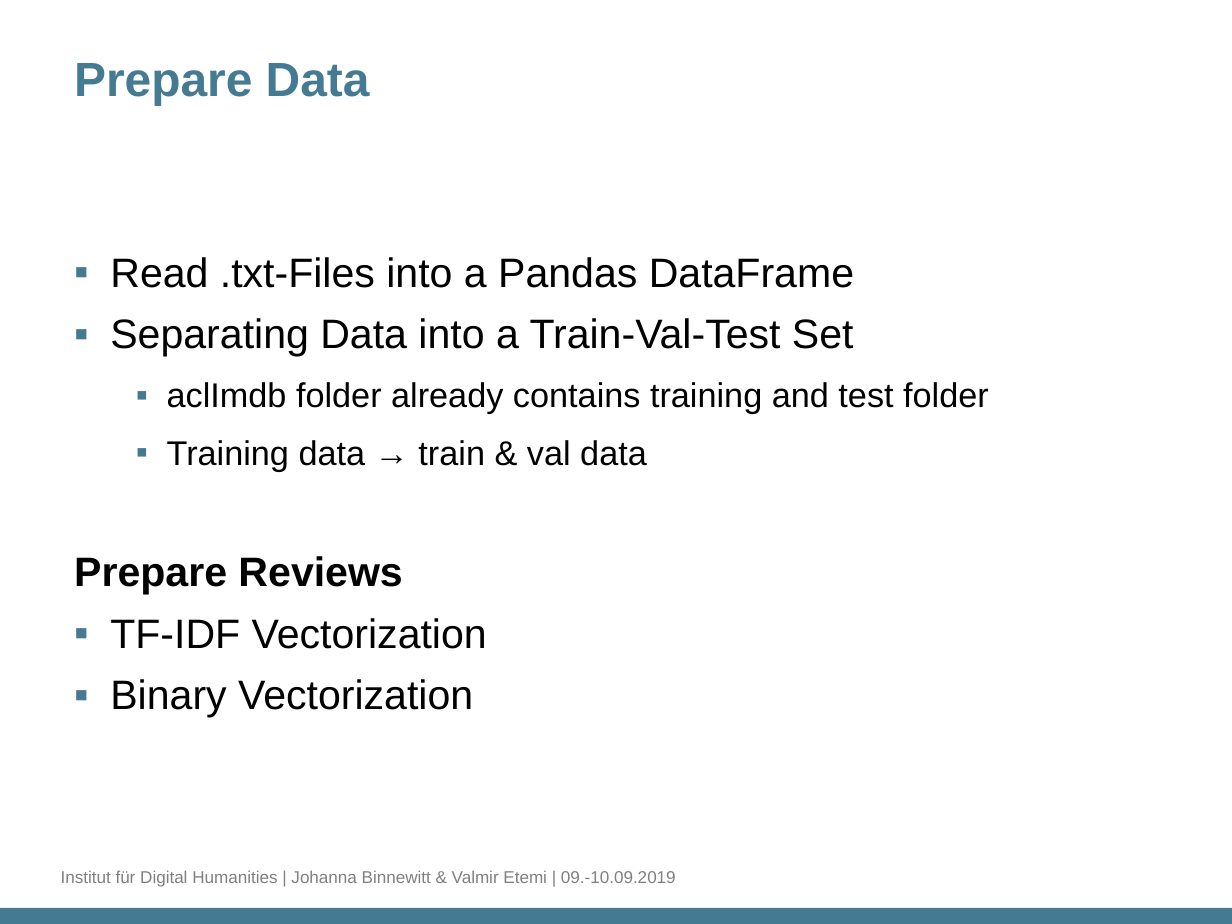
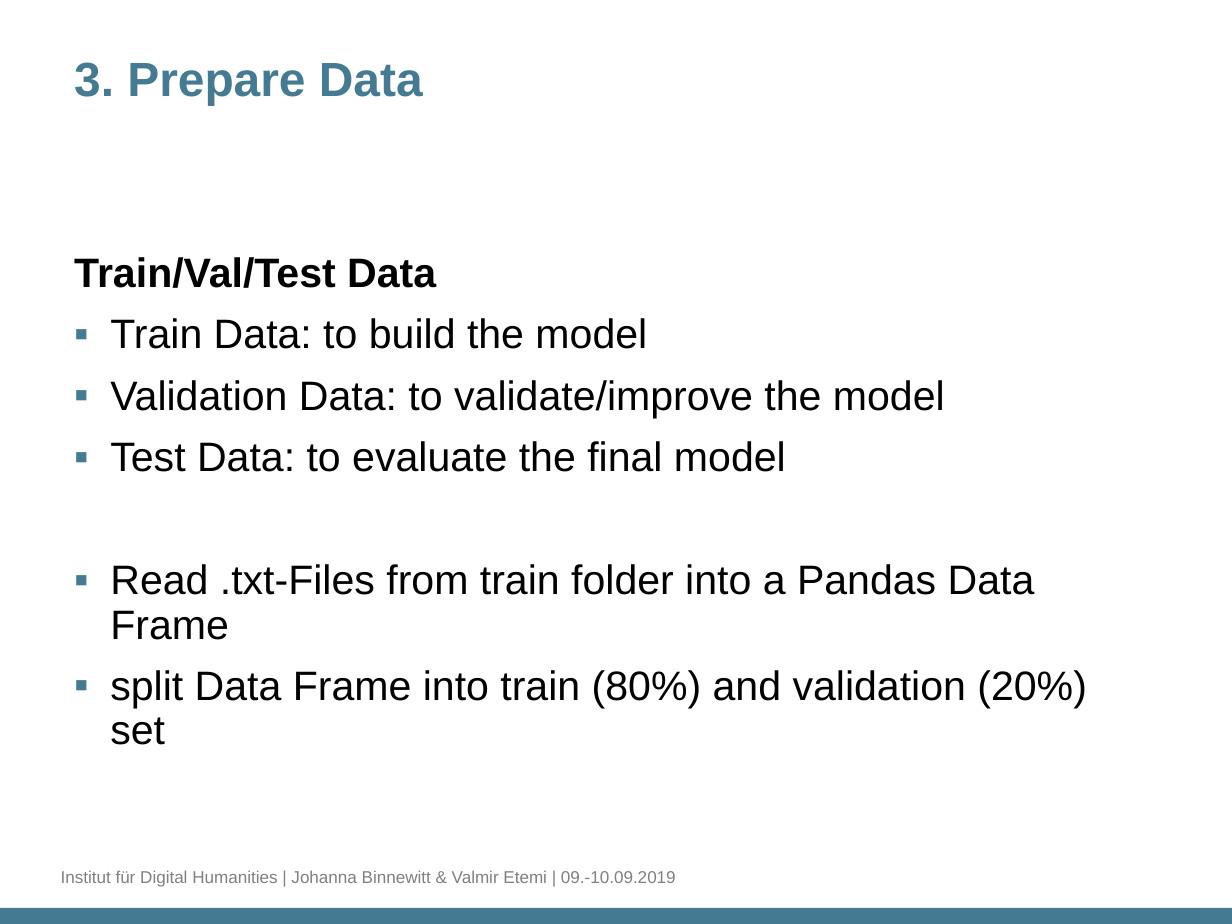
Before and after one commit to DH-Cologne/SummerSchool2019, a slide deck: slide 4 of docs/HandsOn-Text_Classification.pptx (slide 3 before the commit). Drawn at 1232x924 pixels with LibreOffice and Linux fonts; fonts in the diff are those of the drawing; background and template pictures are left out. Boxes give left, top, right and bottom in pixels: in the first picture for what was removed or moved away, otherwise in the second. Text is boxed around its words. In the diff, an @@ line names an element or a change of style, - is before the commit and + after.

Commit message:
Model Serialization

```diff
--- a/docs/HandsOn-Text_Classification.pptx
+++ b/docs/HandsOn-Text_Classification.pptx
@@ title at (74, 62, 423, 105): text changed @@
-Prepare Data
+3. Prepare Data
@@ text at (74, 257, 1087, 745): text changed @@
-▪ Read .txt-Files into a Pandas DataFrame
-▪ Separating Data into a Train-Val-Test Set
-  ▪ aclImdb folder already contains training and test folder
-  ▪ Training data → train & val data
-Prepare Reviews
-▪ TF-IDF Vectorization
-▪ Binary Vectorization
+Train/Val/Test Data
+▪ Train Data: to build the model
+▪ Validation Data: to validate/improve the model
+▪ Test Data: to evaluate the final model
+▪ Read .txt-Files from train folder into a Pandas Data Frame
+▪ split Data Frame into train (80%) and validation (20%) set
```
Also in this commit, not shown: 5 other slides changed, 2 slides added, 13 other files.
